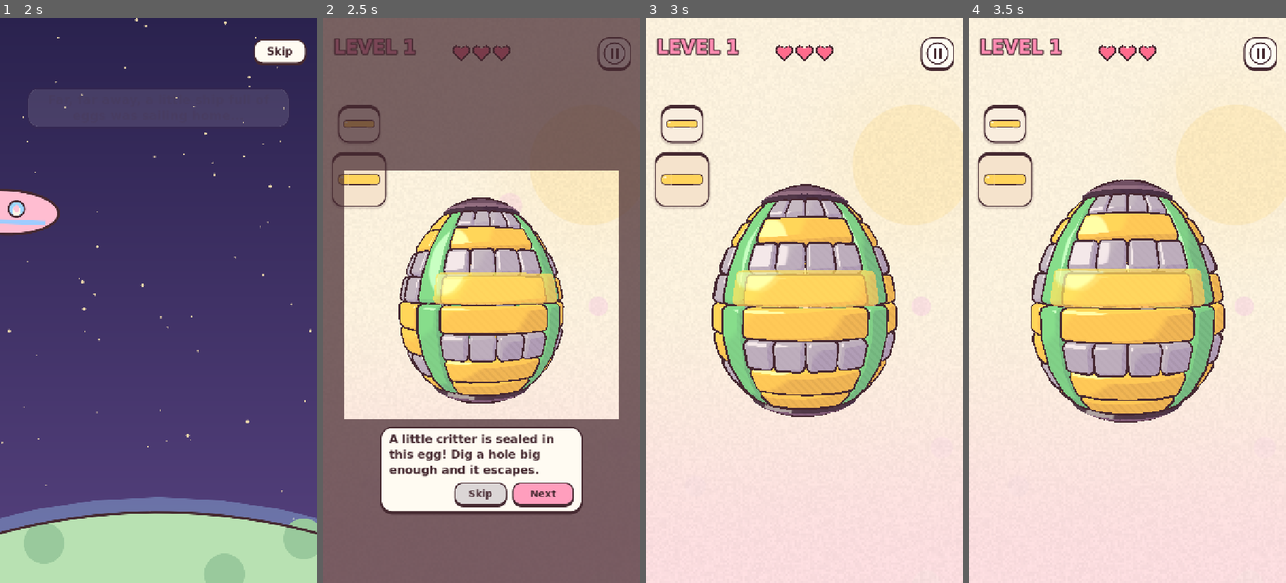
Above: before the commit, frames 1-4 (left to right).
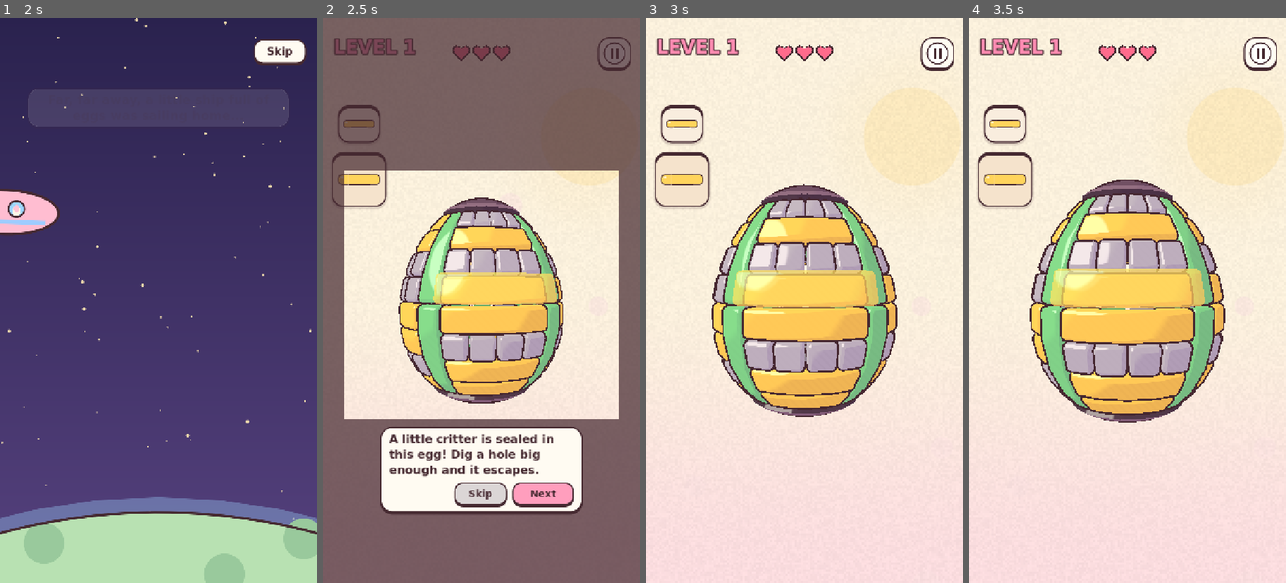
Above: after the commit, the same moments.

Repository: jvea03/tetrisphere-godot
Game: Godot game, scene res://scenes/opening.tscn
Same seed, same stepped clock (60 frames per second), same inputs: the game is played once before the commit and once after it.
Inputs (mouse positions are in pixels of both pictures, inside the frame that each line leads up to):
- Up to frame 1 (2 s): tap Enter at 0.5 s; move the mouse to (228, 272) at 0.52 s; hold D 0.53-1.25 s; tap P at 0.6 s; click (228, 272) at 0.67 s; tap Space at 0.77, 1.25 s; drag from (95, 328) to (142, 413) at 1.27 s
- Up to frame 2 (2.5 s): click "Skip" at 2 s
- Up to frame 3 (3 s): click "Skip" at 2.75 s
- Up to frame 4 (3.5 s): no input

Frame 1 is identical in both runs. In frame 2, 1.2% of the frame differs, in the area x 23-94%, y 27-69%; in frame 3, 1.4%; in frame 4, 1.5%, in the area x 19-100%, y 25-72%.

Commit message:
Polish pass: cleaner board, calmer sky, clearer pause card
- Ink outlines are one clean, even line: the line boil (width wobbling
  +-35% and re-drawn 5x a second) is off, so the egg's edge is crisp.
- The pencil hatching on the shadow side is a faint grain (4%, was 12%).
- The sun or moon sits in one spot for every time of day, top right under
  the pause button, a little smaller -- the sunset and dawn suns no longer
  clip the egg or crowd the boosters; the sunset sun is a softer peach.
- Daytime sky dots at half strength, a quiet texture; night keeps its stars.
- Pause card: Resume and Restart lead; How to Play and Walkthrough share a
  quieter cream row with matching text.
- Egg Hunt: the time left sits under the grand prize, not stranded at the
  bottom of the screen.

Co-Authored-By: Claude Opus 5.5 <noreply@anthropic.com>

Diff:
--- a/scripts/game.gd
+++ b/scripts/game.gd
@@ -1569,15 +1569,19 @@
 	var help := TSUI.card(Color(1.0, 0.95, 0.86), 20, 14, 0)
 	help.visible = false
 	help.add_child(TSUI.wrap(TSUI.label(TSUI.HOW_TO_PLAY, 20), 480))
-	var help_btn := TSUI.button("How to Play", TSUI.SKY, 24, Vector2(0, 60))
+	# Help sits a step down from Resume and Restart: two quiet buttons side by
+	# side, the rules opening under them.
+	var help_row := TSUI.hbox(12)
+	var help_btn := TSUI.expand(TSUI.button("How to Play", TSUI.CARD, 24, Vector2(0, 60), 4)) as Button
 	help_btn.pressed.connect(func(): help.visible = not help.visible)
-	pbox.add_child(help_btn)
-	pbox.add_child(help)
-	var replay := TSUI.button("Replay Walkthrough", TSUI.LILAC, 22, Vector2(0, 56))
+	help_row.add_child(help_btn)
+	var replay := TSUI.expand(TSUI.button("Walkthrough", TSUI.CARD, 24, Vector2(0, 60), 4)) as Button
 	replay.pressed.connect(func():
 		TSUI.conceal(_pause["root"])
 		_start_tutorial())
-	pbox.add_child(replay)
+	help_row.add_child(replay)
+	pbox.add_child(help_row)
+	pbox.add_child(help)
 	for row in [["music", "Music", "music_enabled"], ["sound", "Sound Effects", "sfx_enabled"], ["vibrate", "Haptics", "haptics_enabled"]]:
 		pbox.add_child(_toggle_row(row[0], row[1], row[2]))
 	var home := TSUI.button("Home", TSUI.PINK, 28)
--- a/scripts/screens/hunt.gd
+++ b/scripts/screens/hunt.gd
@@ -54,9 +54,10 @@
 	pv.add_child(play)
 	content.add_child(panel)
 	content.add_child(_prize_card())
-	content.add_child(TSUI.spacer(0, true))
+	# How long is left, right under the grand prize it is counting down to.
 	_footer = TSUI.label("", 22, TSUI.MUTED, HORIZONTAL_ALIGNMENT_CENTER)
 	content.add_child(_footer)
+	content.add_child(TSUI.spacer(0, true))
 	_selected = _default_day()
 	_refresh()
 
--- a/scripts/toon.gd
+++ b/scripts/toon.gd
@@ -1,6 +1,7 @@
-# The hand-drawn look: flat pastel cel shading with a pencil-hatched shadow
-# side, a wobbly ink outline that "boils" a few times a second like a
-# hand-drawn animation, soft rounded pieces, and a paper background. Every
+# The hand-drawn look: flat pastel cel shading with a faint pencil grain on the
+# shadow side, a clean, even ink outline (it can "boil" -- wobble and re-draw
+# like a pencil line -- through `boil`, but stays steady for a cleaner look),
+# soft rounded pieces, and a paper background. Every
 # material, tile mesh and the font come from here.
 class_name TSToon
 extends RefCounted
@@ -92,9 +93,9 @@
 	float ndl = dot(NORMAL, LIGHT);
 	float lit = smoothstep(0.0, 0.08, ndl) * 0.6 + smoothstep(0.55, 0.62, ndl) * 0.4;
 	vec3 tone = mix(shade.rgb, vec3(1.0), lit);
-	// Pencil hatching across the shadow side.
+	// A faint pencil grain across the shadow side.
 	float hatch = step(0.6, fract((FRAGCOORD.x - FRAGCOORD.y) * 0.14));
-	tone *= 1.0 - hatch * 0.12 * (1.0 - lit);
+	tone *= 1.0 - hatch * 0.04 * (1.0 - lit);   // a faint grain, not stripes
 	DIFFUSE_LIGHT += tone * LIGHT_COLOR / PI;
 	// A small, hard, cartoon shine.
 	vec3 h = normalize(VIEW + LIGHT);
@@ -117,7 +118,7 @@
 
 uniform vec4 ink : source_color = vec4(0.27, 0.16, 0.19, 1.0);
 uniform float width = 0.07;
-uniform float boil = 0.35;
+uniform float boil = 0.0;   // 0: a steady, even line; ~0.35: a wobbly, re-drawn pencil line
 %s
 void vertex() {
 	vec3 s = vec3(length(MODEL_MATRIX[0].xyz), length(MODEL_MATRIX[1].xyz), length(MODEL_MATRIX[2].xyz));
@@ -155,7 +156,7 @@
 uniform float stars = 0.0;        // 1: the dots are small twinkling stars (night)
 uniform vec4 orb : source_color = vec4(1.0, 1.0, 1.0, 0.0);   // the sun or moon; alpha 0 for none
 uniform vec2 orb_uv = vec2(0.82, 0.24);
-uniform float orb_px = 54.0;
+uniform float orb_px = 44.0;
 uniform float crescent = 0.0;     // 1: a crescent moon
 uniform float grad_start = 0.45;  // how far down the sky starts to turn
 
@@ -175,7 +176,8 @@
 	float d = distance(fract(grid), centre);
 	float dot_mask = (1.0 - smoothstep(r - 0.015, r, d)) * step(mix(0.5, 0.35, stars), hash(cell + 11.0));
 	dot_mask *= mix(1.0, 0.55 + 0.45 * sin(TIME * (1.2 + 2.0 * hash(cell + 5.0)) + hash(cell) * 6.28), stars);
-	col = mix(col, dots.rgb, dot_mask);
+	// By day the dots are a soft texture, half way to the sky; at night, bright stars.
+	col = mix(col, dots.rgb, dot_mask * mix(0.5, 1.0, stars));
 	// The sun or moon: a disc with a soft glow round it; a crescent moon has a
 	// bite taken out of it by a second disc of sky.
 	vec2 px = SCREEN_UV * VIEWPORT_SIZE;
@@ -244,19 +246,19 @@
 const SKY_LEVELS := 10
 const SKIES := [
 	{"name": "Morning", "top": Color(1.0, 0.96, 0.88), "bottom": Color(1.0, 0.88, 0.89), "grad": 0.45,
-		"dots": Color(0.99, 0.89, 0.89), "stars": 0.0, "orb": Color(1.0, 0.9, 0.66, 0.55), "orb_uv": Vector2(0.84, 0.26), "crescent": 0.0,
+		"dots": Color(0.99, 0.89, 0.89), "stars": 0.0, "orb": Color(1.0, 0.9, 0.66, 0.55), "orb_uv": Vector2(0.84, 0.21), "crescent": 0.0,
 		"light": Color(1.0, 0.97, 0.92), "ambient": Color(1.0, 0.92, 0.95), "world": Color(1.0, 1.0, 1.0)},
 	{"name": "Day", "top": Color(0.78, 0.9, 1.0), "bottom": Color(1.0, 0.97, 0.9), "grad": 0.1,
-		"dots": Color(0.9, 0.95, 1.0), "stars": 0.0, "orb": Color(1.0, 0.87, 0.45, 0.95), "orb_uv": Vector2(0.84, 0.22), "crescent": 0.0,
+		"dots": Color(0.9, 0.95, 1.0), "stars": 0.0, "orb": Color(1.0, 0.87, 0.45, 0.9), "orb_uv": Vector2(0.84, 0.21), "crescent": 0.0,
 		"light": Color(1.0, 0.99, 0.95), "ambient": Color(0.95, 0.96, 1.0), "world": Color(1.0, 1.0, 1.0)},
 	{"name": "Sunset", "top": Color(1.0, 0.76, 0.56), "bottom": Color(0.9, 0.66, 0.84), "grad": 0.1,
-		"dots": Color(1.0, 0.84, 0.68), "stars": 0.0, "orb": Color(1.0, 0.56, 0.36, 0.95), "orb_uv": Vector2(0.14, 0.74), "crescent": 0.0,
+		"dots": Color(1.0, 0.84, 0.68), "stars": 0.0, "orb": Color(1.0, 0.66, 0.45, 0.85), "orb_uv": Vector2(0.84, 0.21), "crescent": 0.0,
 		"light": Color(1.0, 0.9, 0.8), "ambient": Color(1.0, 0.88, 0.9), "world": Color(1.0, 0.9, 0.84)},
 	{"name": "Night", "top": Color(0.14, 0.13, 0.3), "bottom": Color(0.32, 0.25, 0.47), "grad": 0.1,
-		"dots": Color(1.0, 0.93, 0.7), "stars": 1.0, "orb": Color(0.99, 0.95, 0.82, 1.0), "orb_uv": Vector2(0.84, 0.24), "crescent": 1.0,
+		"dots": Color(1.0, 0.93, 0.7), "stars": 1.0, "orb": Color(0.99, 0.95, 0.82, 1.0), "orb_uv": Vector2(0.84, 0.21), "crescent": 1.0,
 		"light": Color(0.92, 0.93, 1.0), "ambient": Color(0.86, 0.86, 1.0), "world": Color(0.62, 0.64, 0.86)},
 	{"name": "Dawn", "top": Color(0.78, 0.74, 0.96), "bottom": Color(1.0, 0.85, 0.76), "grad": 0.15,
-		"dots": Color(0.9, 0.84, 0.99), "stars": 0.0, "orb": Color(1.0, 0.8, 0.6, 0.8), "orb_uv": Vector2(0.86, 0.74), "crescent": 0.0,
+		"dots": Color(0.9, 0.84, 0.99), "stars": 0.0, "orb": Color(1.0, 0.8, 0.6, 0.75), "orb_uv": Vector2(0.84, 0.21), "crescent": 0.0,
 		"light": Color(1.0, 0.95, 0.92), "ambient": Color(1.0, 0.92, 0.96), "world": Color(0.98, 0.93, 0.96)},
 ]
 
Not shown, changed: README.md
